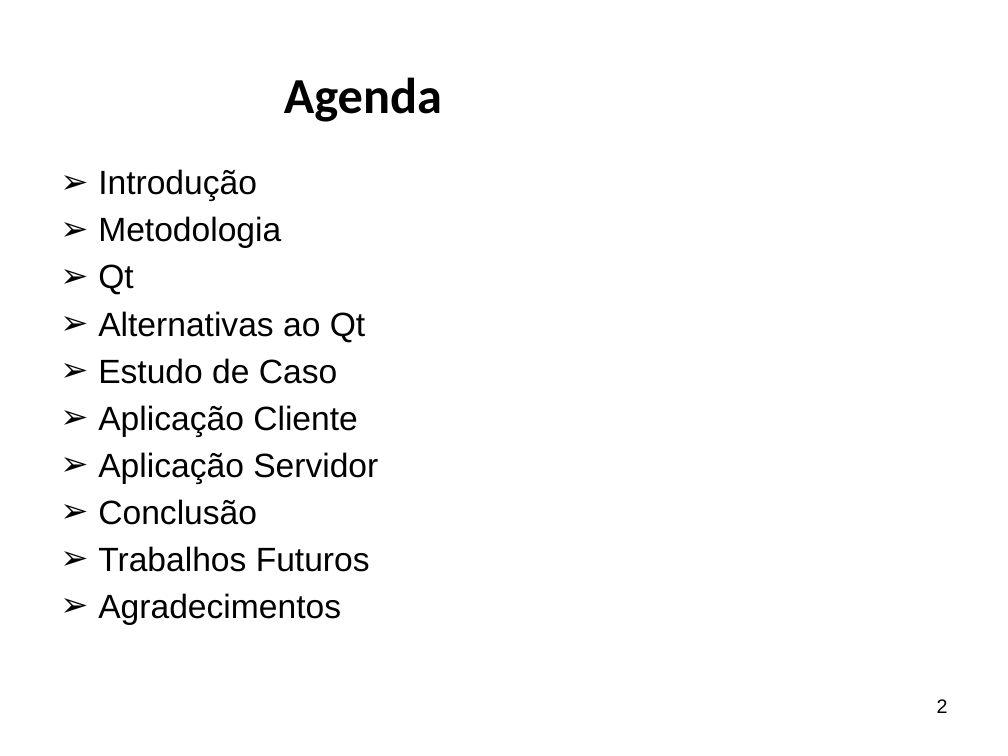
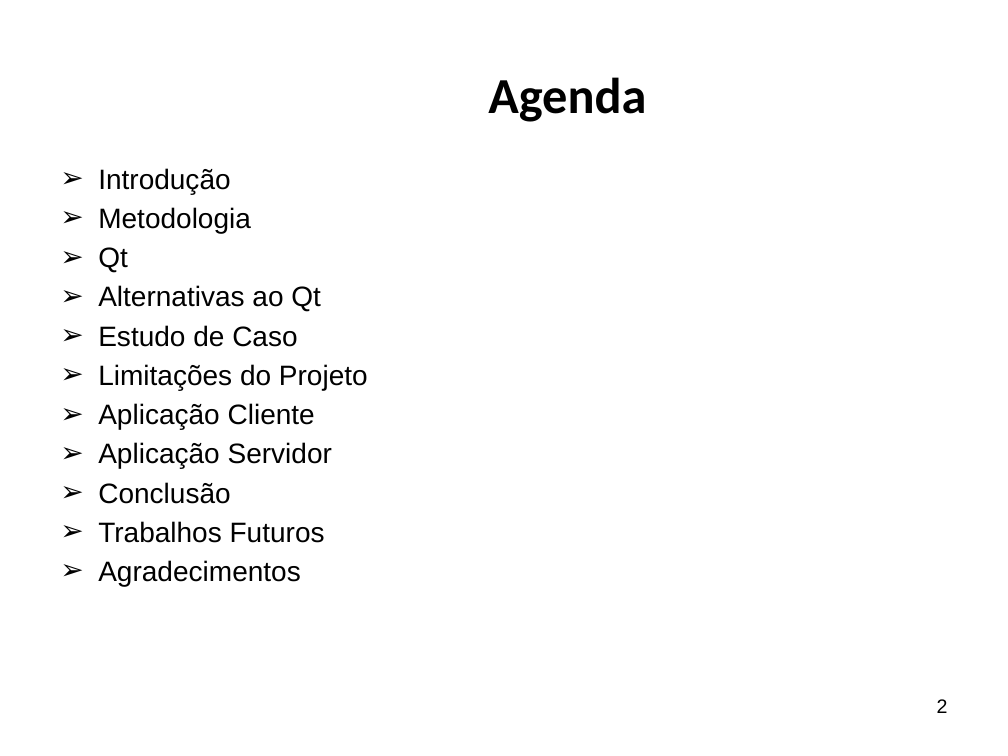
Before and after one commit to ricardopetrere/TCC_FTT, a slide deck: slide 2 of documentos/Apresentação Banca.pptx. Drawn at 1008x756 pixels with LibreOffice and Linux fonts; fonts in the diff are those of the drawing; background and template pictures are left out. Boxes give left, top, right and bottom in pixels: in the first picture for what was removed or moved away, otherwise in the second. Text is boxed around its words. In the diff, an @@ line names an element or a change of style, - is before the commit and + after.

```diff
--- a/documentos/Apresentação Banca.pptx
+++ b/documentos/Apresentação Banca.pptx
@@ title "Agenda" at bbox=[488, 77, 646, 122]: alignment left to centre @@
@@ text at bbox=[98, 168, 332, 586]: size 24 to 20 pt in "Introdução", "Metodologia", "Qt", "Alternativas ao Qt" and 6 more places @@
@@ text at bbox=[98, 364, 368, 390]: paragraph added @@
+➢ Limitações do Projeto
```
Also in this commit, not shown: 22 other slides changed, 9 slides added, 1 slide removed.
